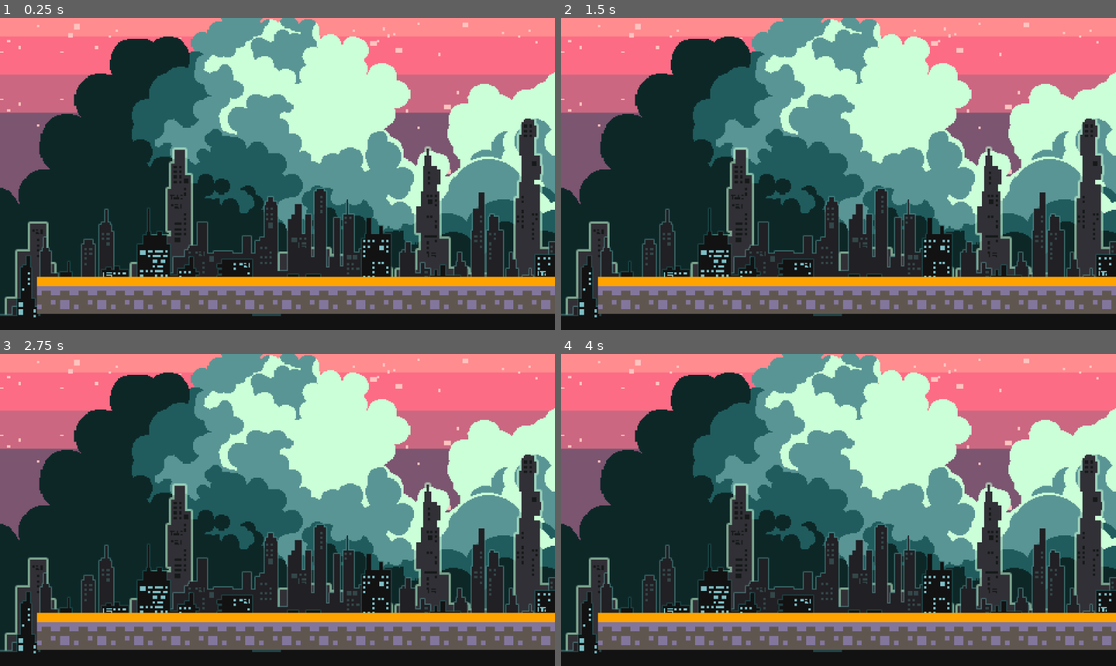
Above: before the commit, frames 1-4 (two rows, left to right).
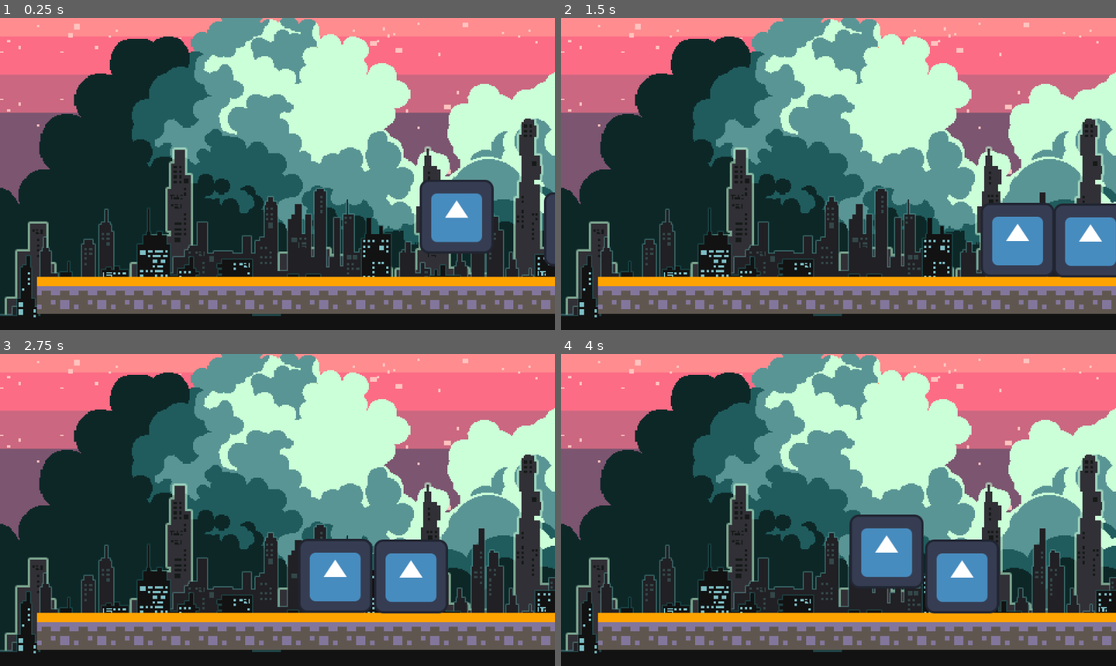
Above: after the commit, the same moments.

Repository: FerenczHollander/webcie-game-jam
Game: Godot game, scene res://level/dummy_level/dummy_level.tscn
Two runs of this game, one before a commit and one after it. Both use one fixed random seed, a clock stepped at 60 frames per second and the inputs below. This scene is started directly instead of the project's main scene. The engine's default icon, where the game draws it, is replaced by a stand-in: a white triangle on a blue panel in a dark square.
Inputs:
- Up to frame 1 (0.25 s): no input
- Up to frame 2 (1.5 s): tap Enter (ui_accept) at 0.5, 0.77 s; hold Right (ui_right) from 0.53 s (still down)
- Up to frame 3 (2.75 s): tap Enter (ui_accept) at 1.52, 2 s; release Right (ui_right) at 2.03 s; hold Left (ui_left) from 2.03 s (still down)
- Up to frame 4 (4 s): release Left (ui_left) at 2.78 s; hold Right (ui_right) from 2.78 s (still down); tap Enter (ui_accept) at 3.02, 3.77 s

The runs differ from the first frame. In frame 1, 3.3% of the frame differs, in the area x 75-100%, y 51-80%; in frame 2, 5.3%; in frame 3, 5.8%; in frame 4, 5.9%, in the area x 51-79%, y 51-84%.

Commit message:
Enemy
Watch out!!!!!!!

Diff:
--- /dev/null
+++ b/Enemy/character_body_2d.tscn
@@ -0,0 +1,17 @@
+[gd_scene load_steps=4 format=3 uid="uid://drsqlpeolv37d"]
+
+[ext_resource type="Script" path="res://Enemy/enemy.gd" id="1_j8aiv"]
+[ext_resource type="Texture2D" uid="uid://ckdl2difm6l10" path="res://icon.svg" id="2_hqykw"]
+
+[sub_resource type="RectangleShape2D" id="RectangleShape2D_ix6c0"]
+size = Vector2(124, 125)
+
+[node name="CharacterBody2D" type="CharacterBody2D"]
+script = ExtResource("1_j8aiv")
+
+[node name="Sprite2D" type="Sprite2D" parent="."]
+texture = ExtResource("2_hqykw")
+
+[node name="CollisionShape2D" type="CollisionShape2D" parent="."]
+position = Vector2(0, 0.5)
+shape = SubResource("RectangleShape2D_ix6c0")
--- /dev/null
+++ b/Enemy/enemy.gd
@@ -0,0 +1,17 @@
+extends CharacterBody2D
+
+
+const SPEED = 300.0
+const JUMP_VELOCITY = -400.0
+const direction = -1
+
+
+func _physics_process(delta: float) -> void:
+	# Add the gravity.
+	if not is_on_floor():
+		velocity += get_gravity() * delta
+
+
+	velocity.x = direction * SPEED
+
+	move_and_slide()
--- a/Player/character_body_2d.gd
+++ b/Player/character_body_2d.gd
@@ -3,7 +3,7 @@
 
 const SPEED = 300.0
 const JUMP_VELOCITY_Start = -100.0
-const JUMP_VELOCITY = -80.0
+const JUMP_VELOCITY = -120.0
 var JUMPING = false;
 var JUMPFRAMES = 0;
 
--- a/level/dummy_level/dummy_level.tscn
+++ b/level/dummy_level/dummy_level.tscn
@@ -7,6 +7,8 @@
 [ext_resource type="Texture2D" uid="uid://dr1ie872rjt6j" path="res://assets/far city background/-3.png" id="5_sgjaa"]
 [ext_resource type="Texture2D" uid="uid://drqsoteysmg2j" path="res://assets/far city background/-2.png" id="6_77hoq"]
 [ext_resource type="Texture2D" uid="uid://bc5sjbas312bb" path="res://assets/far city background/-1.png" id="7_ixcyy"]
+[ext_resource type="PackedScene" uid="uid://3x6bph5wasye" path="res://Player/Player.tscn" id="8_bgyd2"]
+[ext_resource type="PackedScene" uid="uid://drsqlpeolv37d" path="res://Enemy/character_body_2d.tscn" id="9_n63kb"]
 
 [node name="Level" instance=ExtResource("1_t3i1a")]
 
@@ -54,3 +56,9 @@
 [node name="TileMapLayer" parent="." index="1"]
 scale = Vector2(8, 8)
 tile_map_data = PackedByteArray("AAABAAcAAAAEAAIAAAACAAcAAAAEAAIAAAADAAcAAAAEAAIAAAAEAAcAAAAEAAIAAAAFAAcAAAAEAAIAAAAGAA …(192 unchanged characters)…
+
+[node name="Player" parent="." index="2" instance=ExtResource("8_bgyd2")]
+position = Vector2(611.896, 217.075)
+
+[node name="Enemy" parent="." index="3" instance=ExtResource("9_n63kb")]
+position = Vector2(1080, 337)
Not shown: 1 places in level/dummy_level/dummy_level.tscn that only renumber resources
